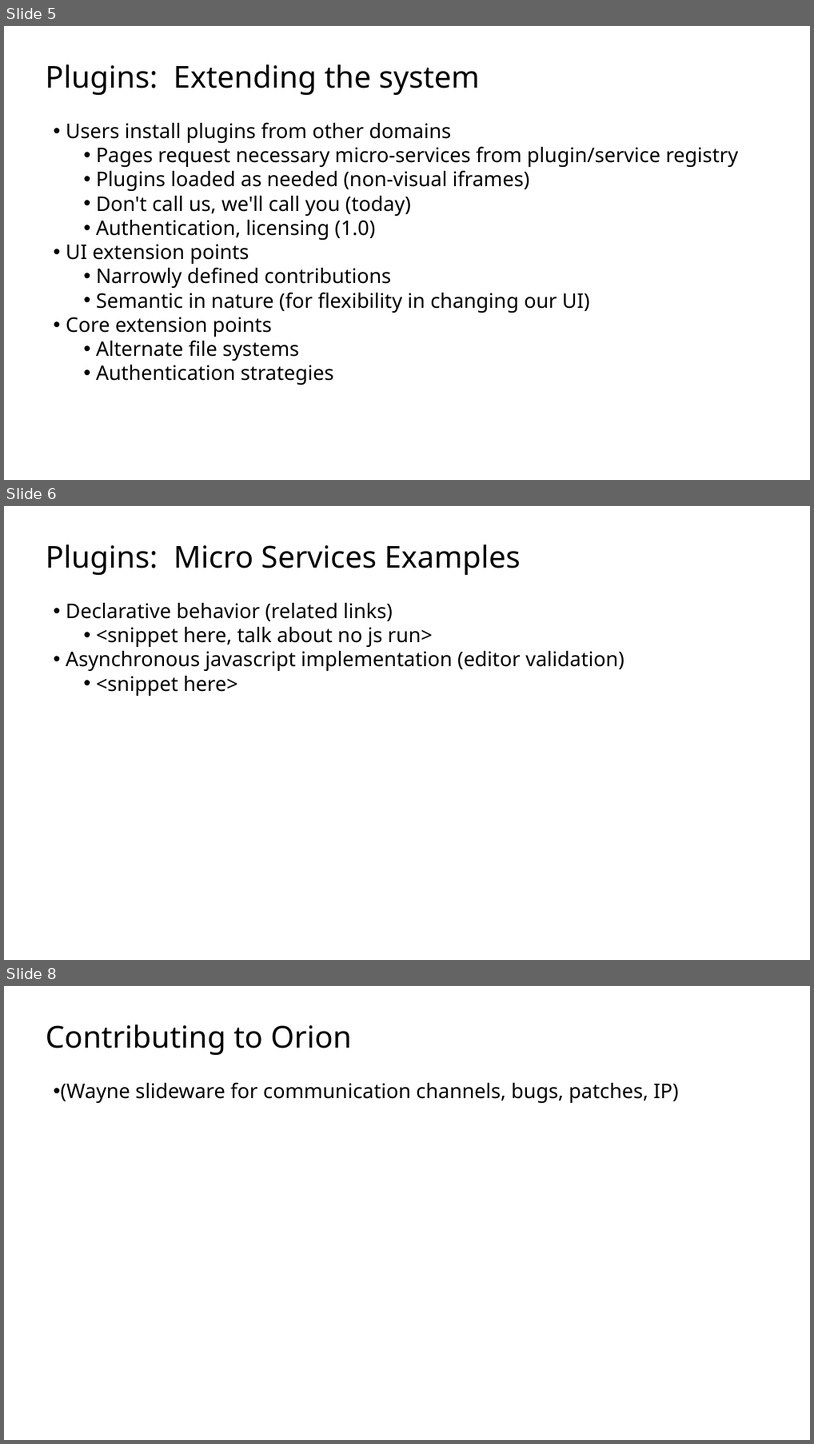
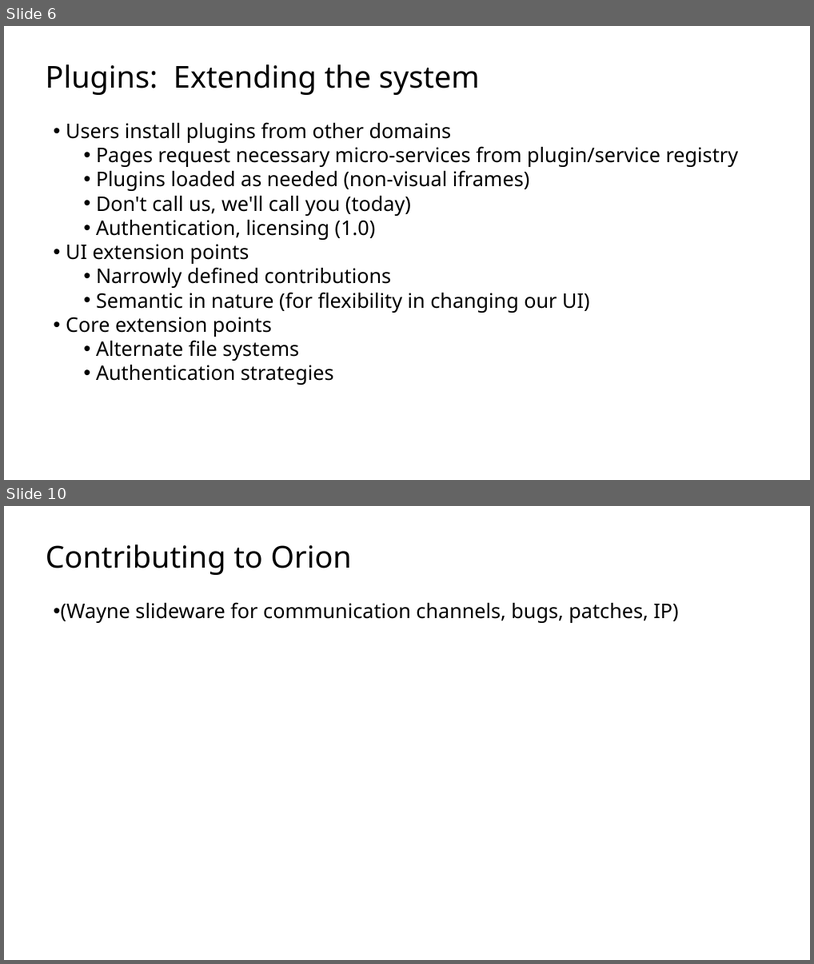
Before and after one commit to sfmccourt/oscon, a slide deck: osconorion.odp. Shown one above the other, each under a label of ours: slides 5, 6 and 8 before the commit, slides 6 and 10 after it; the slides between them are not shown. The pictures are 814x1444 and 814x964 pixels, drawn with LibreOffice and Linux fonts; fonts in the diff are those of the drawing; background and template pictures are left out. Boxes give left, top, right and bottom in pixels: in the first picture for what was removed or moved away, otherwise in the second. Text is boxed around its words. In the diff, an @@ line names an element or a change of style, - is before the commit and + after.

Commit message:
service examples and pdf

```diff
--- a/osconorion.odp
+++ b/osconorion.odp
@@ slide 6 removed at (4, 506, 810, 960), background picture (left out) @@
@@ text removed at (46, 544, 625, 696) @@
-Plugins: Micro Services Examples
-  • Declarative behavior (related links)
-      • <snippet here, talk about no js run>
-  • Asynchronous javascript implementation (editor validation)
-      • <snippet here>
@@ what was slide 5 is now slide 6 @@
@@ what was slide 8 is now slide 10 @@
```
Also in this commit, not shown: 2 slides changed, 4 slides added, 1 other slide removed, 1 other file.
